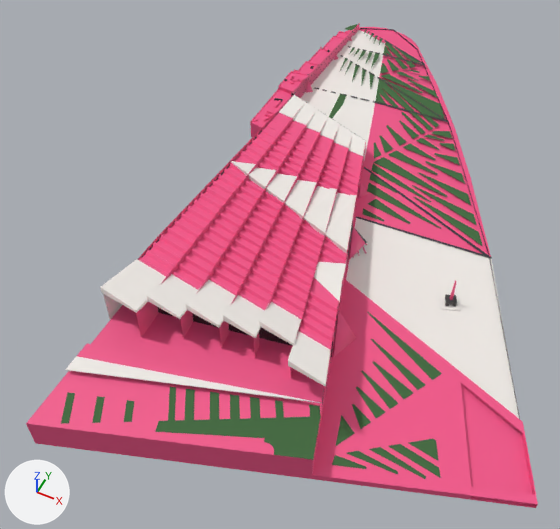
The glTF model 20250702_museum_for_mb.glb as it was, and as the next commit left it.
Camera for both pictures: a 50 mm lens placed at (309.0, -349.0, 621.0), pointed at (60.0, 149.0, -1.0). The axes (+X, +Y, +Z) are drawn at lower left. The lights are the same throughout. Where no turn or scale is listed for an object, it has been applied to the vertices.

The scene before the commit, as lines of its bpy script (objects in view):
```python
ob_plane_002 = bpy.data.objects.new('Plane.002', me_plane_001)
ob_plane_002.location = (0.0, 0.0, 0.0)
ob_plane_002.rotation_euler = (0.0, 0.0, 3.019)  # degrees (0, 0, 173)
ob_plane_002.scale = (-1.0, -1.0, -1.0)
ob_plane_011 = bpy.data.objects.new('Plane.011', me_plane_014)
ob_plane_011.location = (0.0, 0.0, 0.0)
ob_plane_011.rotation_euler = (0.0, 0.0, 3.019)  # degrees (0, 0, 173)
ob_plane_011.scale = (-1.0, -1.0, -1.0)
ob_plane_012 = bpy.data.objects.new('Plane.012', me_plane_015)
ob_plane_012.location = (0.0, 0.0, 0.0)
ob_plane_012.rotation_euler = (0.0, 0.0, 3.019)  # degrees (0, 0, 173)
ob_plane_012.scale = (-1.0, -1.0, -1.0)
ob_plane_017 = bpy.data.objects.new('Plane.017', me_plane_022)
ob_plane_017.location = (0.0, 0.0, 0.0)
ob_plane_017.rotation_euler = (0.0, 0.0, 3.019)  # degrees (0, 0, 173)
ob_plane_017.scale = (-1.0, -1.0, -1.0)
ob_plane_018 = bpy.data.objects.new('Plane.018', me_plane_023)
ob_plane_018.location = (0.0, 0.0, 0.0)
ob_plane_018.rotation_euler = (0.0, 0.0, 3.019)  # degrees (0, 0, 173)
ob_plane_018.scale = (-1.0, -1.0, -1.0)
ob_plane_051 = bpy.data.objects.new('Plane.051', me_plane_041)
ob_plane_051.location = (0.0, 0.0, 0.0)
ob_plane_051.rotation_euler = (0.0, 0.0, 3.019)  # degrees (0, 0, 173)
ob_plane_051.scale = (-1.0, -1.0, -1.0)
ob_plane_053 = bpy.data.objects.new('Plane.053', me_plane_049)
ob_plane_053.location = (0.0, 0.0, 0.0)
ob_plane_053.rotation_euler = (0.0, 0.0, 3.019)  # degrees (0, 0, 173)
ob_plane_053.scale = (-1.0, -1.0, -1.0)
ob_plane_075 = bpy.data.objects.new('Plane.075', me_plane_075)
ob_plane_075.location = (0.0, 0.0, 0.0)
ob_plane_075.rotation_euler = (0.0, 0.0, 3.019)  # degrees (0, 0, 173)
ob_plane_075.scale = (-1.0, -1.0, -1.0)
ob_plane_079 = bpy.data.objects.new('Plane.079', me_plane_079)
ob_plane_079.location = (0.0, 0.0, 0.0)
ob_plane_079.rotation_euler = (0.0, 0.0, 3.019)  # degrees (0, 0, 173)
ob_plane_079.scale = (-1.0, -1.0, -1.0)
# also in view: 'Plane.010' at (72.0, 179.0, 37.0); 'Plane.069' at (133.0, 113.0, 35.0); 'Plane.083' at (85.0, -69.0, 35.0); 'Plane.049' at (71.0, 182.0, 47.0); 'Plane.005' at (232.0, 40.0, 8.0)
```
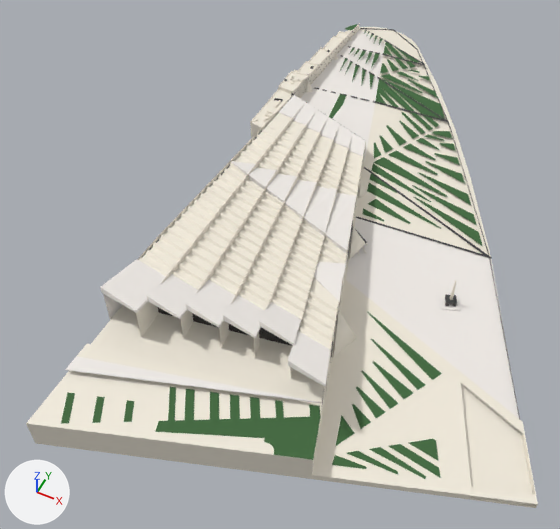
Changed parts and their boxes (x1, y1, x2, y2) in the pictures (560 x 529 px):
'Plane.017', recoloured (pink to white): (26, 27, 535, 508) in both
'Plane.018', recoloured (pink to white): (139, 114, 363, 349) in both
'Plane.012', recoloured (pink to white): (244, 113, 363, 249) in both
'Plane.011', recoloured (pink to white): (136, 118, 350, 375) in both
'Plane.002', recoloured (pink to white): (250, 31, 353, 134) in both
'Plane.051', recoloured (pink to white): (460, 372, 538, 508) in both
'Plane.053', recoloured (pink to white): (306, 36, 368, 358) in both
'Plane.010', recoloured (pink to white): (103, 95, 324, 407) in both
'Plane.075', recoloured (pink to white): (292, 23, 366, 397) in both
'Plane.001', recoloured: (446, 281, 457, 303) in both

Patch to the scene script:
```diff
--- a/20250702_museum_for_mb.glb.py
+++ b/20250702_museum_for_mb.glb.py
@@ mat_base_2 @@
 mat_base_2 = principled_material('Base 2')
-mat_base_2.base_color = (0.896, 0.091, 0.253)  # pink #f3558a
+mat_base_2.base_color = (0.896, 0.839, 0.724)  # white #f3ecdd
```
